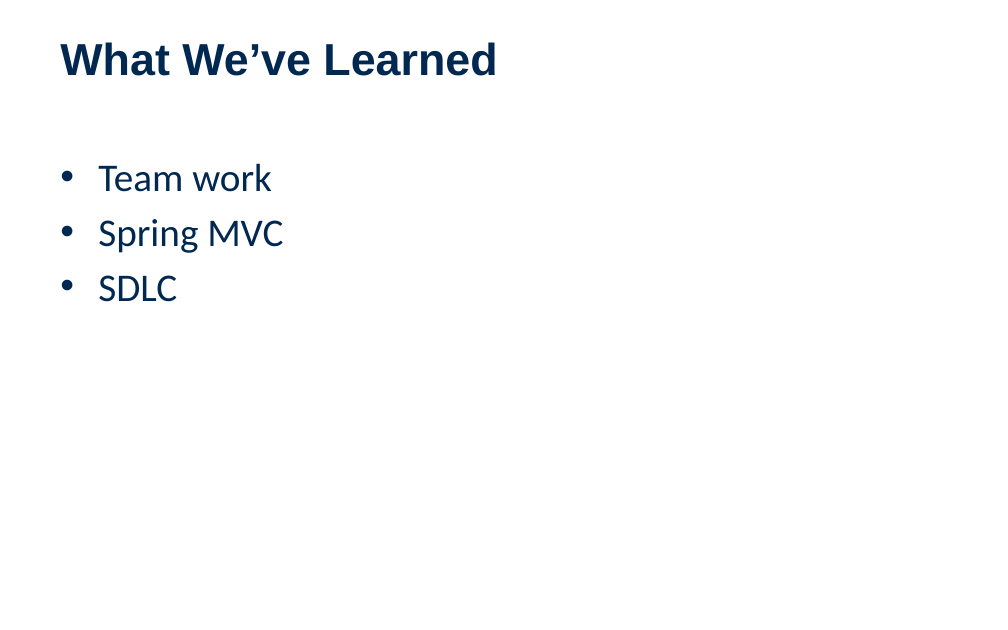
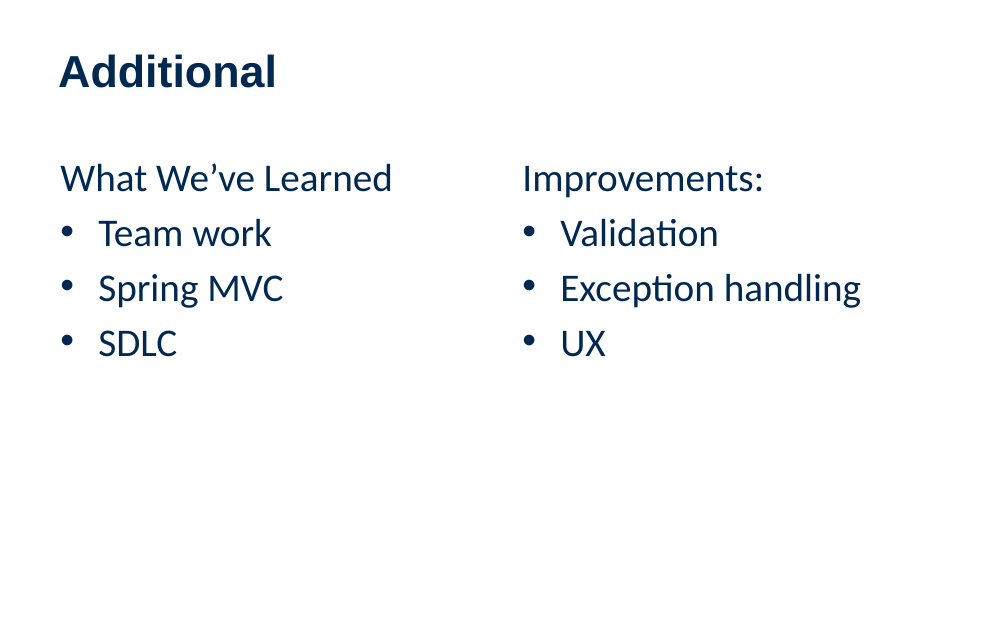
Before and after one commit to SV-ZeroOne/TwoFace, a slide deck: slide 6 of Presentation/Entelect Software PowerPoint Template.pptx. Drawn at 1008x630 pixels with LibreOffice and Linux fonts; fonts in the diff are those of the drawing; background and template pictures are left out. Boxes give left, top, right and bottom in pixels: in the first picture for what was removed or moved away, otherwise in the second. Text is boxed around its words. In the diff, an @@ line names an element or a change of style, - is before the commit and + after.

Commit message:
Presentation added

```diff
--- a/Presentation/Entelect Software PowerPoint Template.pptx
+++ b/Presentation/Entelect Software PowerPoint Template.pptx
@@ title at [58, 54, 277, 88]: text changed @@
-What We’ve Learned
+Additional
@@ text at [60, 163, 393, 192]: paragraph added @@
+What We’ve Learned
@@ text added at [522, 166, 861, 357], 28 pt, text #002850 @@
+Improvements:
+• Validation
+• Exception handling
+• UX
```
